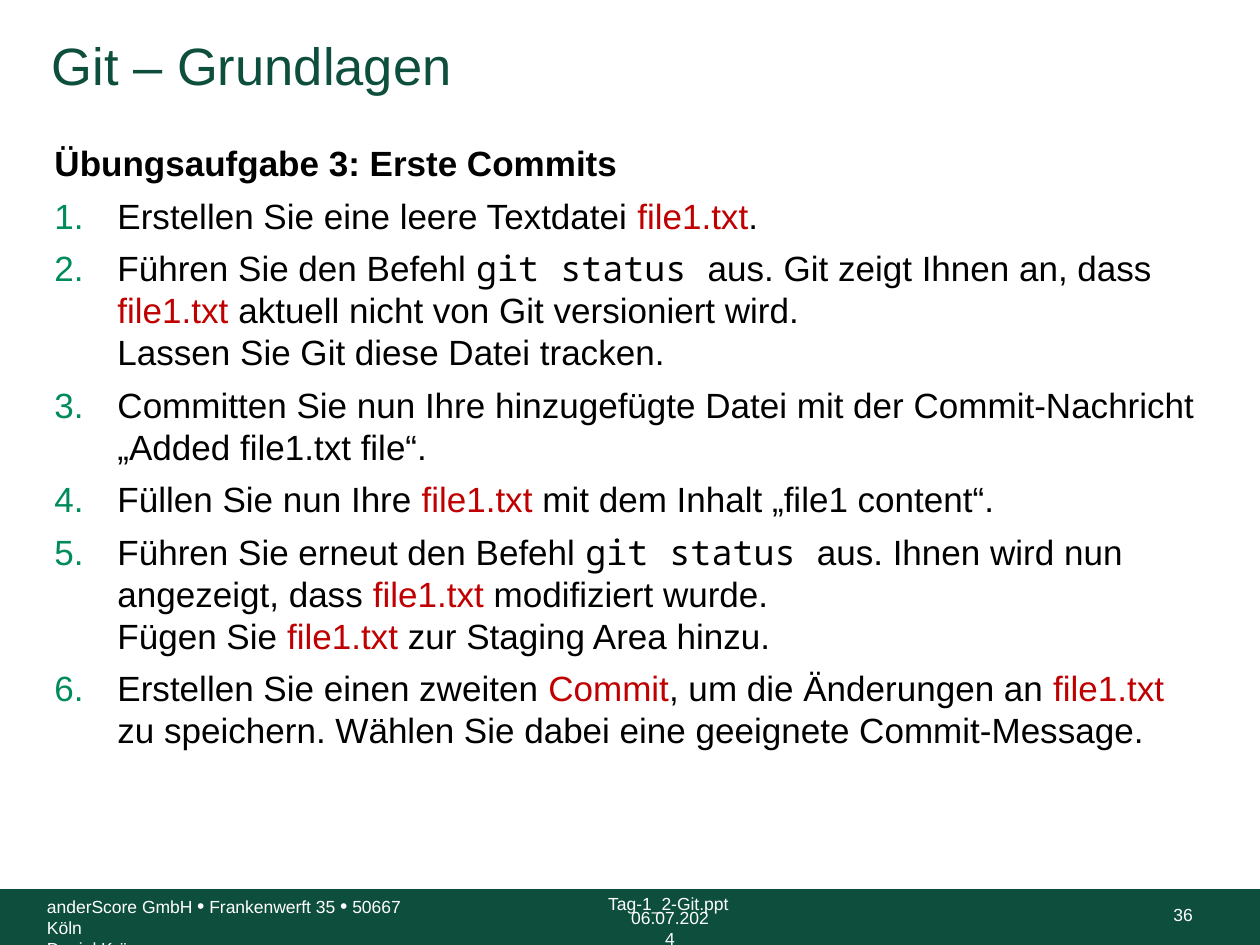
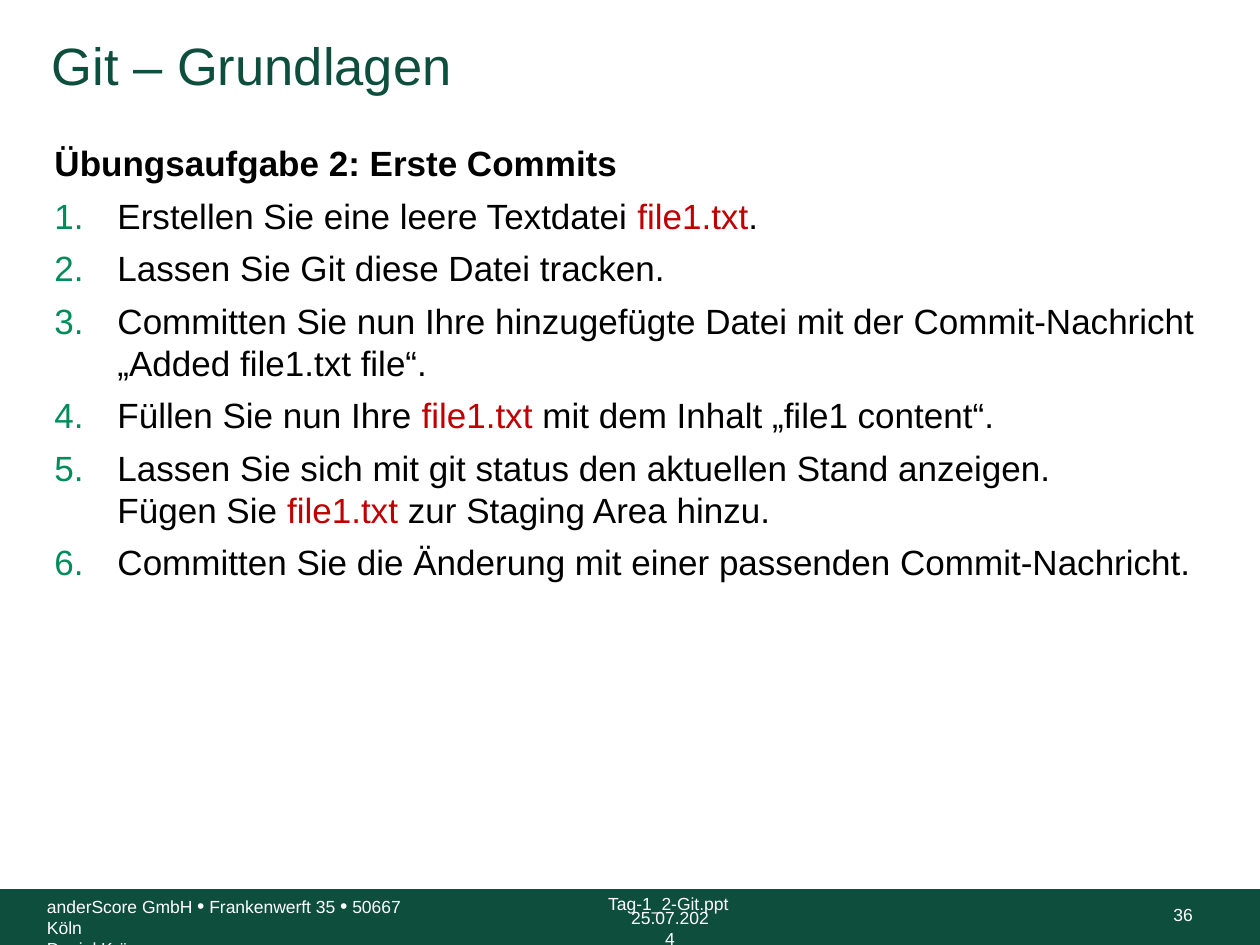
Before and after one commit to anderscore-gmbh/gitlab, a slide deck: slide 36 of slides/Tag-1_2-Git.pptx. Drawn at 1260x945 pixels with LibreOffice and Linux fonts; fonts in the diff are those of the drawing; background and template pictures are left out. Boxes give left, top, right and bottom in pixels: in the first picture for what was removed or moved away, otherwise in the second. Text is boxed around its words. In the diff, an @@ line names an element or a change of style, - is before the commit and + after.

```diff
--- a/slides/Tag-1_2-Git.pptx
+++ b/slides/Tag-1_2-Git.pptx
@@ text at bbox=[54, 148, 617, 183]: text changed @@
-Übungsaufgabe 3: Erste Commits
+Übungsaufgabe 2: Erste Commits
@@ text at bbox=[117, 255, 665, 282]: text changed @@
-2. Führen Sie den Befehl git status aus. Git zeigt Ihnen an, dass file1.txt aktuell nicht von Git versioniert wird.
-   Lassen Sie Git diese Datei tracken.
+2. Lassen Sie Git diese Datei tracken.
@@ text at bbox=[117, 455, 1190, 582]: text changed @@
-5. Führen Sie erneut den Befehl git status aus. Ihnen wird nun angezeigt, dass file1.txt modifiziert wurde.
-   Fügen Sie file1.txt zur Staging Area hinzu.
-6. Erstellen Sie einen zweiten Commit, um die Änderungen an file1.txt zu speichern. Wählen Sie dabei eine geeignete Commit-Message.
+5. Lassen Sie sich mit git status den aktuellen Stand anzeigen.
+   Fügen Sie file1.txt zur Staging Area hinzu.
+6. Committen Sie die Änderung mit einer passenden Commit-Nachricht.
@@ text at bbox=[631, 911, 709, 924]: text changed @@
-06.07.2024
+25.07.2024
```
Also in this commit, not shown: 79 other slides changed, 1 other file.
